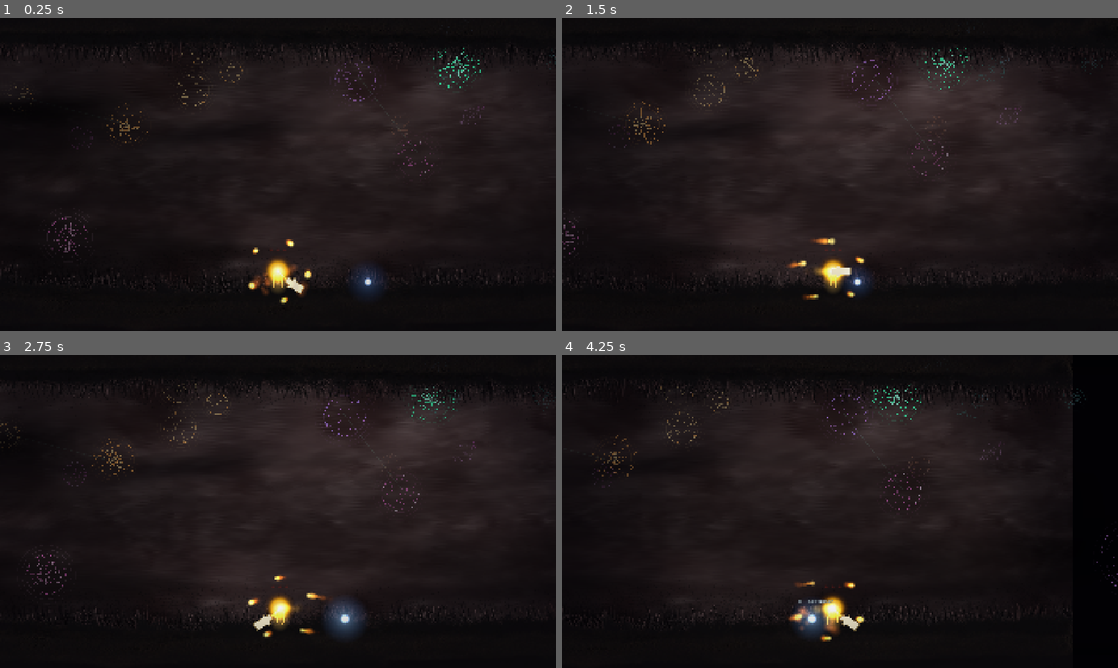
Above: before the commit, frames 1-4 (two rows, left to right).
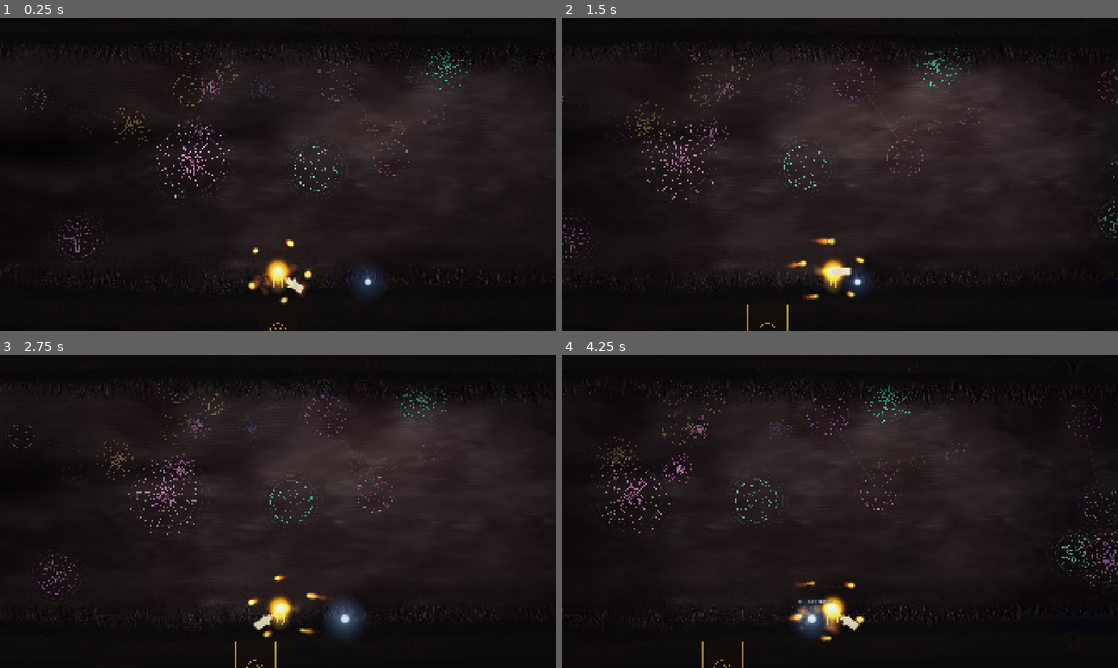
Above: after the commit, the same moments.

Repository: Ito-x/Zell
Game: Godot game, scene res://scenes/world/LesYeux.tscn
The game is run twice, just before and just after one commit, with the same random seed, the same clock (stepped at 60 frames per second) and the same inputs.
Inputs (mouse positions are in pixels of both pictures, inside the frame that each line leads up to):
- Up to frame 1 (0.25 s): no input
- Up to frame 2 (1.5 s): tap Enter at 0.5 s; move the mouse to (962, 158) at 0.52 s; hold D (move_right) from 0.53 s (still down); tap E (interact) at 0.6 s; tap Space (jump) at 0.77 s; move the mouse to (728, 190) at 1.27 s; click (728, 190) at 1.35 s
- Up to frame 3 (2.75 s): tap Space (jump) at 1.52 s; tap E (interact) at 1.55, 2.3 s; move the mouse to (333, 442) at 2.02 s; release D (move_right) at 2.03 s; hold A (move_left) from 2.03 s (still down); right-click (333, 442) at 2.1 s
- Up to frame 4 (4.25 s): move the mouse to (812, 574) at 2.77 s; release A (move_left) at 2.78 s; hold D (move_right) from 2.78 s (still down); tap F (impulsion) at 2.85 s; tap Space (jump) at 3.02, 3.77 s; tap E (interact) at 3.05, 3.6 s; move the mouse to (1006, 558) at 3.52 s

The runs differ from the first frame. In frame 1, 1.9% of the frame differs, in the area x 2-100%, y 8-100%; in frame 2, 1.8%; in frame 3, 1.9%; in frame 4, 2.4%, in the area x 5-100%, y 4-100%.

Commit message:
feat(LesYeux): extension map - SOL HAUT 3 plateformes + SOL BAS + PORTE
Première étape d'extension de la zone Les Yeux selon le schéma :
- 3 plateformes au niveau sol haut (LEFT, SPAWN center, RIGHT)
- 2 trous entre elles avec 2 mini-plateformes flottantes chacun
- 1 sol bas en y=720 accessible en tombant dans les trous
- 1 porte interactive (touche E) au centre du sol bas qui mènera
  à la Phase 1 (pour l'instant juste un print)
- Plafond étendu sur toute la largeur de la map
- Background et GrassOverlay tilés 3 fois (centre + 2 latéraux
  mirrored) pour couvrir toute la map x in [-3000, 3000]
- DreamFog ColorRect étendu pour couvrir sol bas, y_edge_softness
  ajusté pour ne pas trop assombrir la zone playable agrandie
- RosaceField x_range et counts augmentés pour suivre l'extension
  (back 26->34, mid 22->28, front 13->18 = 80 rosaces total)
- Camera2D limits étendus : left=-3000, right=3000, bottom=720

Porte.gd : Area2D detection joueur + halo qui s'allume quand Zell
est dans la zone, signal interacted emis sur touche interact (E).
Ornement central : un oeil en référence à la zone Les Yeux.

Diff:
--- a/scenes/world/LesYeux.tscn
+++ b/scenes/world/LesYeux.tscn
@@ -9,6 +9,7 @@
 [ext_resource type="Script" path="res://scenes/world/RosaceField.gd" id="7_field"]
 [ext_resource type="Shader" path="res://assets/shaders/dream_fog.gdshader" id="8_dreamfog"]
 [ext_resource type="Shader" path="res://assets/shaders/grass_overlay.gdshader" id="9_grass"]
+[ext_resource type="PackedScene" path="res://scenes/world/Porte.tscn" id="10_porte"]
 
 [sub_resource type="Environment" id="Environment_yeux"]
 background_mode = 0
@@ -48,7 +49,7 @@
 shader_parameter/contrast_lo = 0.25
 shader_parameter/contrast_hi = 0.82
 shader_parameter/y_edge_strength = 1.0
-shader_parameter/y_edge_softness = 0.13
+shader_parameter/y_edge_softness = 0.08
 
 [sub_resource type="ShaderMaterial" id="Mat_grass"]
 shader = ExtResource("9_grass")
@@ -69,10 +70,19 @@
 shader_parameter/pulse_speed = 0.05
 
 [sub_resource type="RectangleShape2D" id="Shape_sol"]
-size = Vector2(6000, 200)
+size = Vector2(1600, 200)
+
+[sub_resource type="RectangleShape2D" id="Shape_sol_lat"]
+size = Vector2(900, 200)
+
+[sub_resource type="RectangleShape2D" id="Shape_sol_bas"]
+size = Vector2(6400, 200)
+
+[sub_resource type="RectangleShape2D" id="Shape_miniplat"]
+size = Vector2(200, 40)
 
 [sub_resource type="RectangleShape2D" id="Shape_plafond"]
-size = Vector2(6000, 200)
+size = Vector2(6400, 200)
 
 [node name="LesYeux" type="Node2D"]
 
@@ -89,6 +99,20 @@
 player_path = NodePath("../Player")
 grass_overlay_path = NodePath("../GrassOverlay")
 
+[node name="BackgroundLeft" type="Sprite2D" parent="."]
+z_index = -10
+texture = ExtResource("2_art")
+material = SubResource("Mat_breath")
+position = Vector2(-2111, 25)
+scale = Vector2(-0.85, 0.85)
+
+[node name="BackgroundRight" type="Sprite2D" parent="."]
+z_index = -10
+texture = ExtResource("2_art")
+material = SubResource("Mat_breath")
+position = Vector2(2111, 25)
+scale = Vector2(-0.85, 0.85)
+
 [node name="RosacesPlanArriere" type="Parallax2D" parent="."]
 scroll_scale = Vector2(0.35, 0.35)
 repeat_size = Vector2(0, 0)
@@ -97,9 +121,9 @@
 z_index = -8
 script = ExtResource("7_field")
 depth = "back"
-count = 26
+count = 34
 spawn_seed = 11
-x_range = Vector2(-2200, 2200)
+x_range = Vector2(-2000, 2000)
 y_range = Vector2(-370, 340)
 
 [node name="RosacesPlanMilieu" type="Parallax2D" parent="."]
@@ -110,9 +134,9 @@
 z_index = -7
 script = ExtResource("7_field")
 depth = "mid"
-count = 22
+count = 28
 spawn_seed = 27
-x_range = Vector2(-3100, 3100)
+x_range = Vector2(-2800, 2800)
 y_range = Vector2(-370, 340)
 enable_connectors = true
 
@@ -124,17 +148,17 @@
 z_index = -6
 script = ExtResource("7_field")
 depth = "front"
-count = 13
+count = 18
 spawn_seed = 53
-x_range = Vector2(-4000, 4000)
+x_range = Vector2(-3800, 3800)
 y_range = Vector2(-350, 320)
 
 [node name="DreamFog" type="ColorRect" parent="."]
 z_index = -5
-offset_left = -3600.0
+offset_left = -3200.0
 offset_top = -500.0
-offset_right = 3600.0
-offset_bottom = 480.0
+offset_right = 3200.0
+offset_bottom = 800.0
 material = SubResource("Mat_dream_fog")
 
 [node name="GrassOverlay" type="Sprite2D" parent="."]
@@ -144,17 +168,96 @@
 position = Vector2(0, 25)
 scale = Vector2(0.85, 0.85)
 
+[node name="GrassOverlayLeft" type="Sprite2D" parent="."]
+z_index = -4
+texture = ExtResource("2_art")
+material = SubResource("Mat_grass")
+position = Vector2(-2111, 25)
+scale = Vector2(-0.85, 0.85)
+
+[node name="GrassOverlayRight" type="Sprite2D" parent="."]
+z_index = -4
+texture = ExtResource("2_art")
+material = SubResource("Mat_grass")
+position = Vector2(2111, 25)
+scale = Vector2(-0.85, 0.85)
+
 [node name="Sol" type="StaticBody2D" parent="."]
 position = Vector2(0, 468)
 
 [node name="CollisionShape2D" type="CollisionShape2D" parent="Sol"]
 shape = SubResource("Shape_sol")
 
+[node name="SolGauche" type="StaticBody2D" parent="."]
+position = Vector2(-2550, 468)
+
+[node name="CollisionShape2D" type="CollisionShape2D" parent="SolGauche"]
+shape = SubResource("Shape_sol_lat")
+
+[node name="SolDroite" type="StaticBody2D" parent="."]
+position = Vector2(2550, 468)
+
+[node name="CollisionShape2D" type="CollisionShape2D" parent="SolDroite"]
+shape = SubResource("Shape_sol_lat")
+
+[node name="SolBas" type="StaticBody2D" parent="."]
+position = Vector2(0, 720)
+
+[node name="CollisionShape2D" type="CollisionShape2D" parent="SolBas"]
+shape = SubResource("Shape_sol_bas")
+
+[node name="MiniPlat1" type="StaticBody2D" parent="."]
+position = Vector2(-1700, 388)
+
+[node name="Visual" type="Polygon2D" parent="MiniPlat1"]
+z_index = -3
+color = Color(0.05, 0.03, 0.07, 1)
+polygon = PackedVector2Array(-90, -20, 90, -20, 105, -10, 105, 10, 90, 20, -90, 20, -105, 10, -105, -10)
+
+[node name="CollisionShape2D" type="CollisionShape2D" parent="MiniPlat1"]
+shape = SubResource("Shape_miniplat")
+
+[node name="MiniPlat2" type="StaticBody2D" parent="."]
+position = Vector2(-1100, 388)
+
+[node name="Visual" type="Polygon2D" parent="MiniPlat2"]
+z_index = -3
+color = Color(0.05, 0.03, 0.07, 1)
+polygon = PackedVector2Array(-90, -20, 90, -20, 105, -10, 105, 10, 90, 20, -90, 20, -105, 10, -105, -10)
+
+[node name="CollisionShape2D" type="CollisionShape2D" parent="MiniPlat2"]
+shape = SubResource("Shape_miniplat")
+
+[node name="MiniPlat3" type="StaticBody2D" parent="."]
+position = Vector2(1100, 388)
+
+[node name="Visual" type="Polygon2D" parent="MiniPlat3"]
+z_index = -3
+color = Color(0.05, 0.03, 0.07, 1)
+polygon = PackedVector2Array(-90, -20, 90, -20, 105, -10, 105, 10, 90, 20, -90, 20, -105, 10, -105, -10)
+
+[node name="CollisionShape2D" type="CollisionShape2D" parent="MiniPlat3"]
+shape = SubResource("Shape_miniplat")
+
+[node name="MiniPlat4" type="StaticBody2D" parent="."]
+position = Vector2(1700, 388)
+
+[node name="Visual" type="Polygon2D" parent="MiniPlat4"]
+z_index = -3
+color = Color(0.05, 0.03, 0.07, 1)
+polygon = PackedVector2Array(-90, -20, 90, -20, 105, -10, 105, 10, 90, 20, -90, 20, -105, 10, -105, -10)
+
+[node name="CollisionShape2D" type="CollisionShape2D" parent="MiniPlat4"]
+shape = SubResource("Shape_miniplat")
+
 [node name="Plafond" type="StaticBody2D" parent="."]
 position = Vector2(0, -485)
 
 [node name="CollisionShape2D" type="CollisionShape2D" parent="Plafond"]
 shape = SubResource("Shape_plafond")
+
+[node name="Porte" parent="." instance=ExtResource("10_porte")]
+position = Vector2(0, 620)
 
 [node name="Player" parent="." instance=ExtResource("1_player")]
 position = Vector2(0, 340)
@@ -163,7 +266,9 @@
 [node name="Camera2D" parent="Player"]
 zoom = Vector2(1.15, 1.15)
 limit_top = -420
-limit_bottom = 519
+limit_bottom = 720
+limit_left = -3000
+limit_right = 3000
 drag_vertical_enabled = false
 
 [node name="Neurone" parent="." instance=ExtResource("4_neurone")]
--- /dev/null
+++ b/scenes/world/Porte.gd
@@ -0,0 +1,84 @@
+extends Node2D
+class_name Porte
+
+# ── Porte interactive de la zone Les Yeux. ──
+# Pour cette étape : visuel + halo qui s'allume quand Zell entre dans la zone
+# d'interaction, et touche E ("interact") qui déclenche l'ouverture. L'action
+# concrète (transition vers Phase 1) sera branchée plus tard ; pour l'instant
+# on émet juste le signal `interacted` et on print.
+
+signal interacted
+
+@export var door_color: Color = Color(0.95, 0.78, 0.32)
+@export var halo_color: Color = Color(1.0, 0.85, 0.4)
+@export var door_size: Vector2 = Vector2(120, 180)
+
+var _player_in_zone: bool = false
+var _t: float = 0.0
+var _glow: float = 0.0  # 0..1, lerpé vers 1 quand Zell est dans la zone
+
+@onready var _area: Area2D = $InteractZone
+
+func _ready() -> void:
+	if _area != null:
+		_area.body_entered.connect(_on_body_entered)
+		_area.body_exited.connect(_on_body_exited)
+	set_process(true)
+
+func _on_body_entered(body: Node) -> void:
+	if body.name == "Player":
+		_player_in_zone = true
+
+func _on_body_exited(body: Node) -> void:
+	if body.name == "Player":
+		_player_in_zone = false
+
+func _process(delta: float) -> void:
+	_t += delta
+	var target := 1.0 if _player_in_zone else 0.0
+	_glow = lerpf(_glow, target, clampf(delta * 5.0, 0.0, 1.0))
+	# On redessine seulement si le halo est actif (économie quand inutile)
+	if _glow > 0.01:
+		queue_redraw()
+	if _player_in_zone and Input.is_action_just_pressed("interact"):
+		_interact()
+
+func _interact() -> void:
+	print("[Porte] Phase 1 — à venir")
+	interacted.emit()
+
+func _draw() -> void:
+	var w := door_size.x
+	var h := door_size.y
+	var top := -h
+	var left := -w / 2.0
+	var right := w / 2.0
+	var center_y := top + h * 0.5
+	# Halo lumineux (visible seulement quand _glow > 0)
+	if _glow > 0.01:
+		var pulse := 0.7 + 0.3 * sin(_t * 3.2)
+		var halo_a := _glow * pulse
+		for i in 4:
+			var f := float(i) / 4.0
+			var r := w * (0.7 + f * 0.9)
+			var a := halo_a * (1.0 - f) * 0.4
+			draw_arc(Vector2(0, center_y), r, 0.0, TAU, 32, Color(halo_color.r, halo_color.g, halo_color.b, a), 2.5)
+	# Corps de la porte (sombre)
+	draw_rect(Rect2(left, top, w, h), Color(0.10, 0.07, 0.05, 0.95))
+	# Cadre doré (épais)
+	var border := PackedVector2Array([
+		Vector2(left, 0.0),
+		Vector2(left, top),
+		Vector2(right, top),
+		Vector2(right, 0.0),
+		Vector2(left, 0.0)
+	])
+	draw_polyline(border, door_color, 3.0)
+	# Ornement central : un œil (référence à la zone Les Yeux)
+	var eye_pos := Vector2(0, top + h * 0.45)
+	var eye_r := w * 0.20
+	draw_arc(eye_pos, eye_r, 0.0, TAU, 36, door_color, 2.0)
+	draw_arc(eye_pos, eye_r * 0.5, 0.0, TAU, 24, door_color, 1.5)
+	draw_circle(eye_pos, eye_r * 0.18, Color(0.05, 0.03, 0.02))
+	# Petite poignée
+	draw_circle(Vector2(w * 0.30, top + h * 0.78), 4.0, door_color)
--- /dev/null
+++ b/scenes/world/Porte.tscn
@@ -0,0 +1,16 @@
+[gd_scene load_steps=3 format=3 uid="uid://b3xq1zell9p0r"]
+
+[ext_resource type="Script" path="res://scenes/world/Porte.gd" id="1_porte"]
+
+[sub_resource type="RectangleShape2D" id="Shape_porte_zone"]
+size = Vector2(220, 240)
+
+[node name="Porte" type="Node2D"]
+script = ExtResource("1_porte")
+
+[node name="InteractZone" type="Area2D" parent="."]
+collision_mask = 2
+
+[node name="CollisionShape2D" type="CollisionShape2D" parent="InteractZone"]
+position = Vector2(0, -90)
+shape = SubResource("Shape_porte_zone")
Not shown: 1 places in scenes/world/LesYeux.tscn that only renumber resources
Not shown, added: scenes/world/Porte.gd.uid
